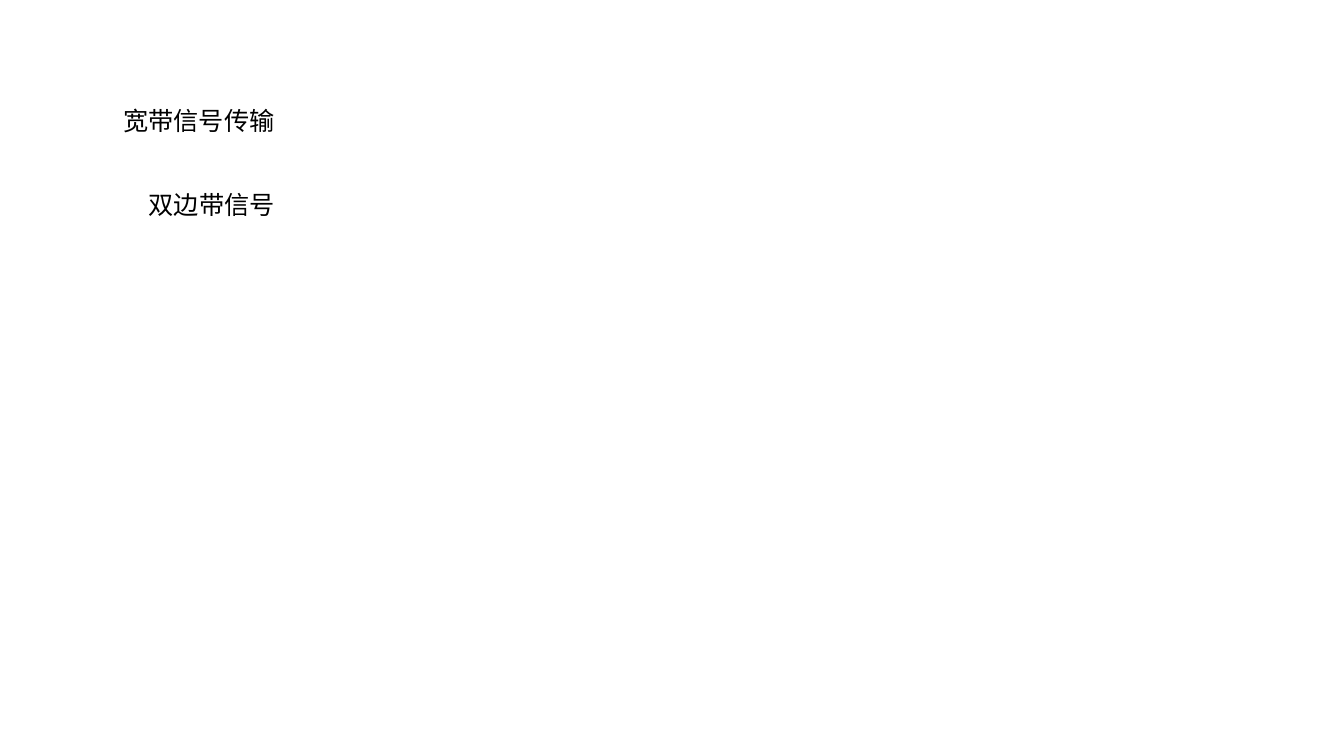
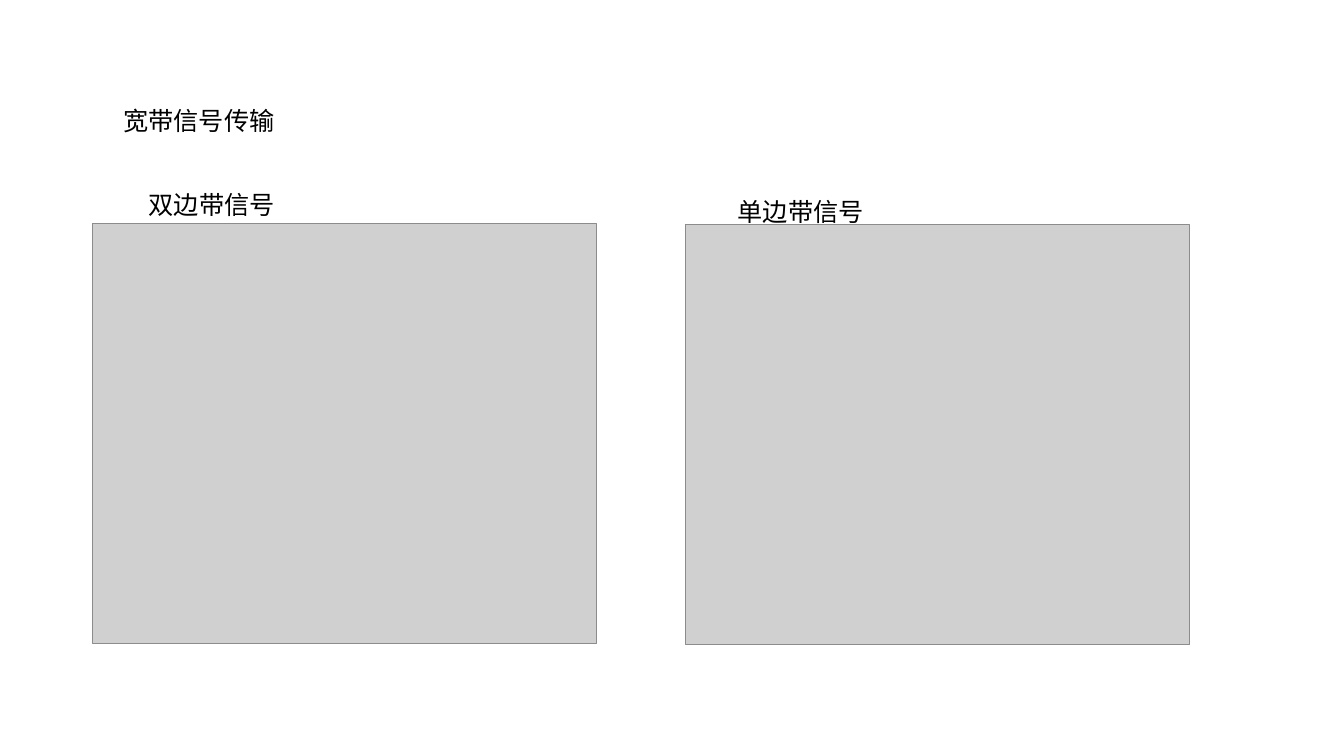
Before and after one commit to dadaguai007/KK, a slide deck: slide 16 of Note/图片存储.pptx (slide 11 before the commit). Drawn at 1344x756 pixels with LibreOffice and Linux fonts; fonts in the diff are those of the drawing; grey boxes stand for pictures. Boxes give left, top, right and bottom in pixels: in the first picture for what was removed or moved away, otherwise in the second. Text is boxed around its words. In the diff, an @@ line names an element or a change of style, - is before the commit and + after.

```diff
--- a/Note/图片存储.pptx
+++ b/Note/图片存储.pptx
@@ text added at <box>738,200,864,227</box>, 18 pt, text #000000 @@
+单边带信号
@@ picture added at <box>93,224,597,644</box> @@
@@ picture added at <box>687,225,1191,645</box> @@
```
Also in this commit, not shown: 2 other slides changed, 7 slides added, 5 other files.
